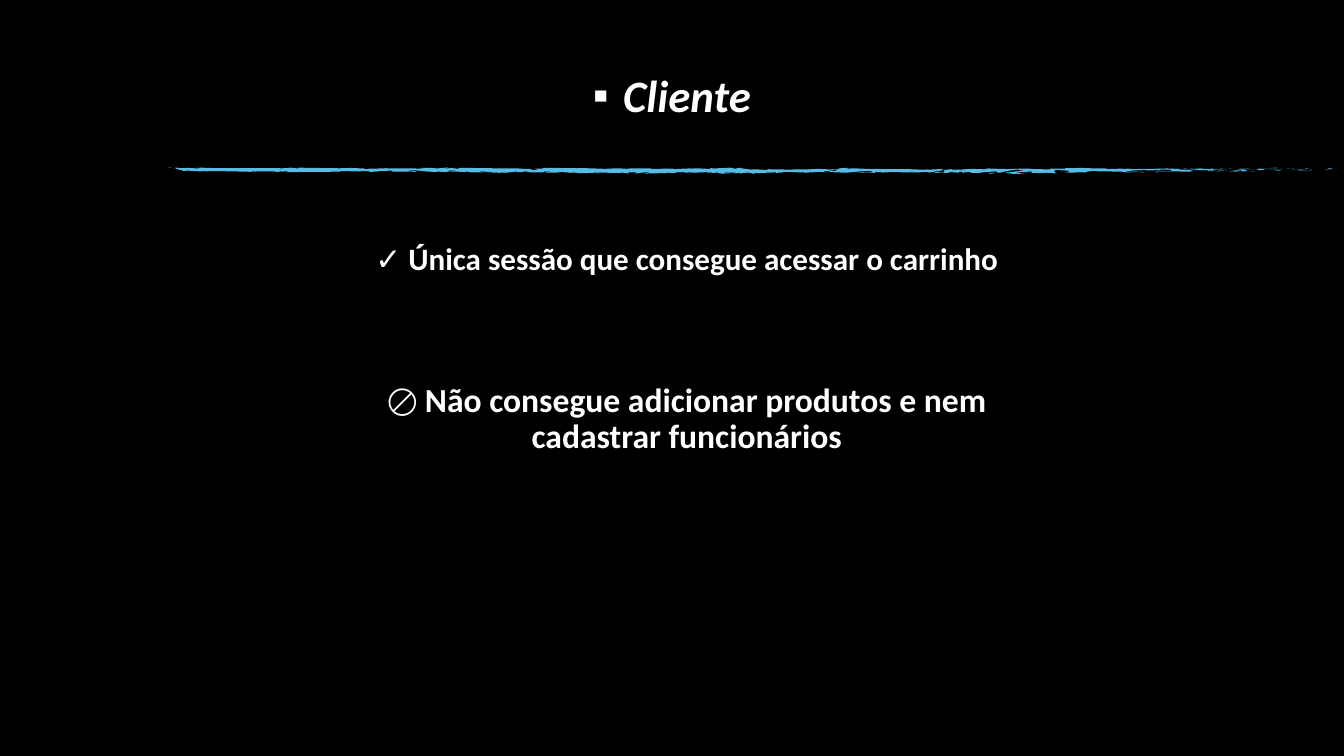
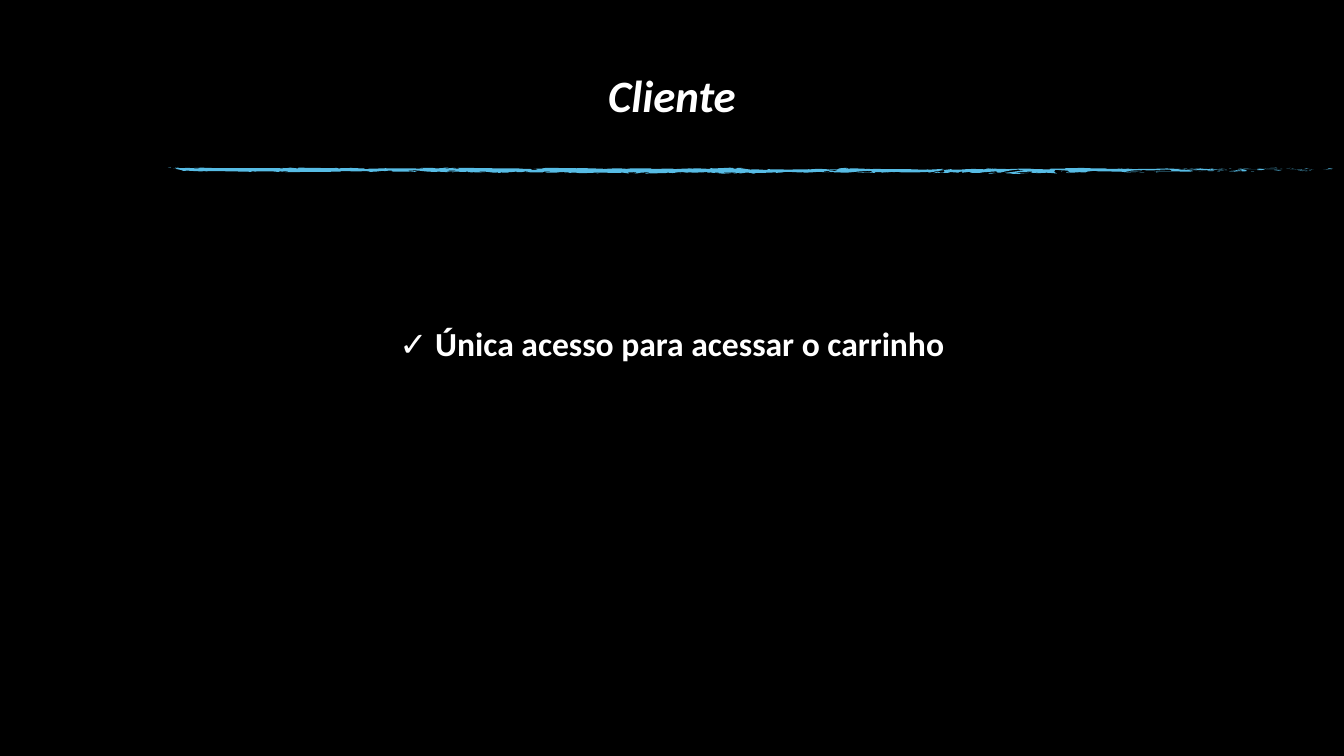
Before and after one commit to Davix2903/Pizzaria, a slide deck: slide 8 of Rio Claro PowerPoint.pptx (slide 7 before the commit). Drawn at 1344x756 pixels with LibreOffice and Linux fonts; fonts in the diff are those of the drawing; background and template pictures are left out. Boxes give left, top, right and bottom in pixels: in the first picture for what was removed or moved away, otherwise in the second. Text is boxed around its words. In the diff, an @@ line names an element or a change of style, - is before the commit and + after.

Commit message:
carrinho

```diff
--- a/Rio Claro PowerPoint.pptx
+++ b/Rio Claro PowerPoint.pptx
@@ text "Cliente" at [608, 80, 736, 113]: bullet ▪ to none @@
@@ text at [435, 329, 944, 362]: text changed; size 22.2 to 24 pt @@
-✓ Única sessão que consegue acessar o carrinho
+✓ Única acesso para acessar o carrinho
@@ text removed at [425, 388, 986, 449] @@
-🚫 Não consegue adicionar produtos e nem cadastrar funcionários
```
Also in this commit, not shown: 7 other slides changed, 1 slide added, 5 other files.
